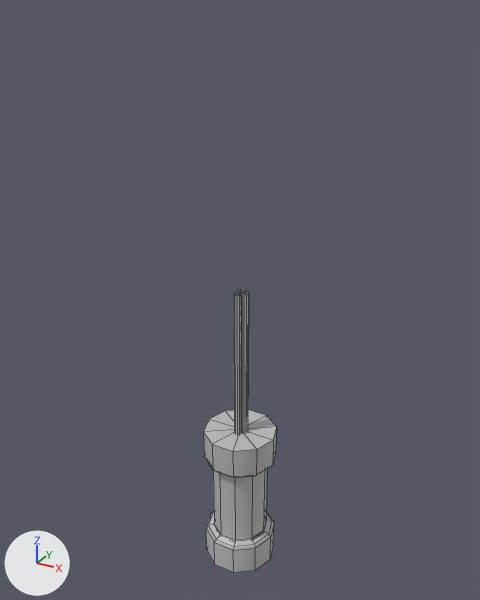
The FBX model Roguelike_Minor/Assets/Art/3D/Environment/Shop/ItemContainer/Shop_ItemContainer.fbx as it was, and as the next commit left it.
Before and after are seen from a 50 mm lens placed at (4.67, -8.5, 9.35), pointed at (-0.1, 0.18, 5.02). Arrows for +X, +Y and +Z are at lower left; the lights stay in place. Mesh edges are drawn as thin lines. Where no turn or scale is listed for an object, it has been applied to the vertices.

The first picture shows 'Shop_ItemContainer'.
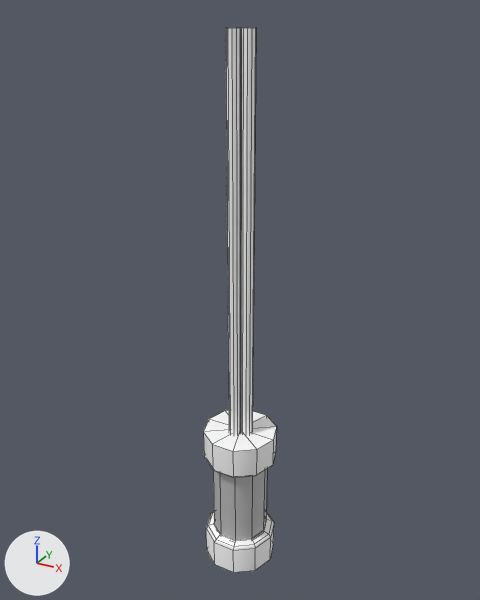
The newer file is also rescaled (x2.25) as a whole; pictures and numbers use the older file's frame.

Where the change shows, as pixel boxes [x1, y1, x2, y2] in the pictures (480 x 600 px; the box of a moved part takes in the faces that stretch with it):
```json
{"object": "Shop_ItemContainer", "change": "recoloured, reshaped", "before": [204, 289, 277, 572], "after": [204, 27, 277, 572], "on screen": "grey to white, 92% taller"}
{"part": 1, "of": "me_mesh", "change": "moved or reshaped", "before": [241, 291, 249, 433], "after": [241, 28, 256, 435]}
{"part": 2, "of": "me_mesh", "change": "moved or reshaped", "before": [238, 289, 246, 294], "after": [237, 27, 251, 28]}
{"part": 3, "of": "me_mesh", "change": "moved or reshaped", "before": [234, 292, 241, 434], "after": [226, 28, 241, 435]}
```

Edits to the scene script, one JSON object a line:
```json
{"op": "set", "path": "mat_shop_itemcontainer_mat.base_color", "old": "(0.5, 0.5, 0.5)", "new": "(1.0, 1.0, 1.0)", "note": "grey #bcbcbc -> white #ffffff"}
{"block": "me_mesh", "where": "me_mesh.from_pydata(...)  # 243 vertices, 210 faces; spans x -0.64..0.64, y -0.61..0.61, z 0.0..5.25"}
{"block": "me_mesh", "where": "# used by ob_shop_itemcontainer; location = (0.0, 0.0, 0.0)"}
{"block": "me_mesh", "change": "me_mesh part 1: the loose piece of 20 vertices spanning x 0.02..0.14, y -0.06..0.06, z 2.4..5.25 is scaled about its middle by (1.59, 1.59, 2.31), then moved by (0.05, 0.0, 2.0)"}
{"block": "me_mesh", "change": "me_mesh part 2: the loose piece of 20 vertices spanning x -0.06..0.06, y 0.0..0.12, z 2.4..5.25 is scaled about its middle by (1.59, 1.59, 2.31), then moved by (0.0, 0.03, 2.0)"}
{"block": "me_mesh", "change": "me_mesh part 3: the loose piece of 20 vertices spanning x -0.06..0.06, y -0.15..-0.03, z 2.4..5.25 is scaled about its middle by (1.59, 1.59, 2.31), then moved by (-0.05, -0.01, 2.0)"}
```
